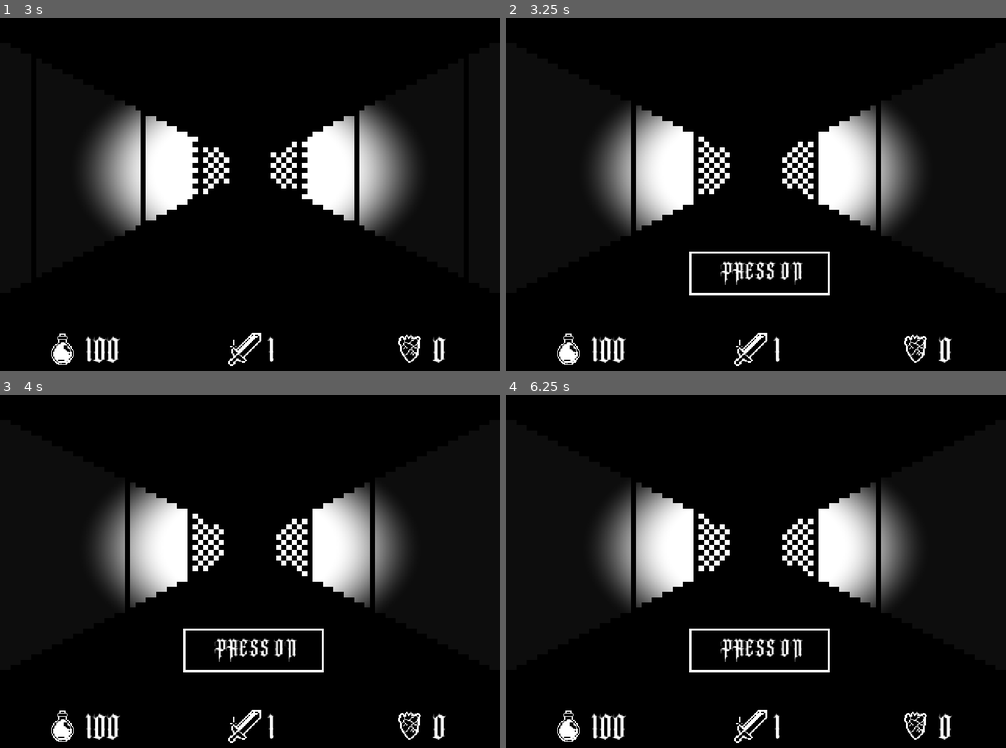
Above: before the commit, frames 1-4 (two rows, left to right).
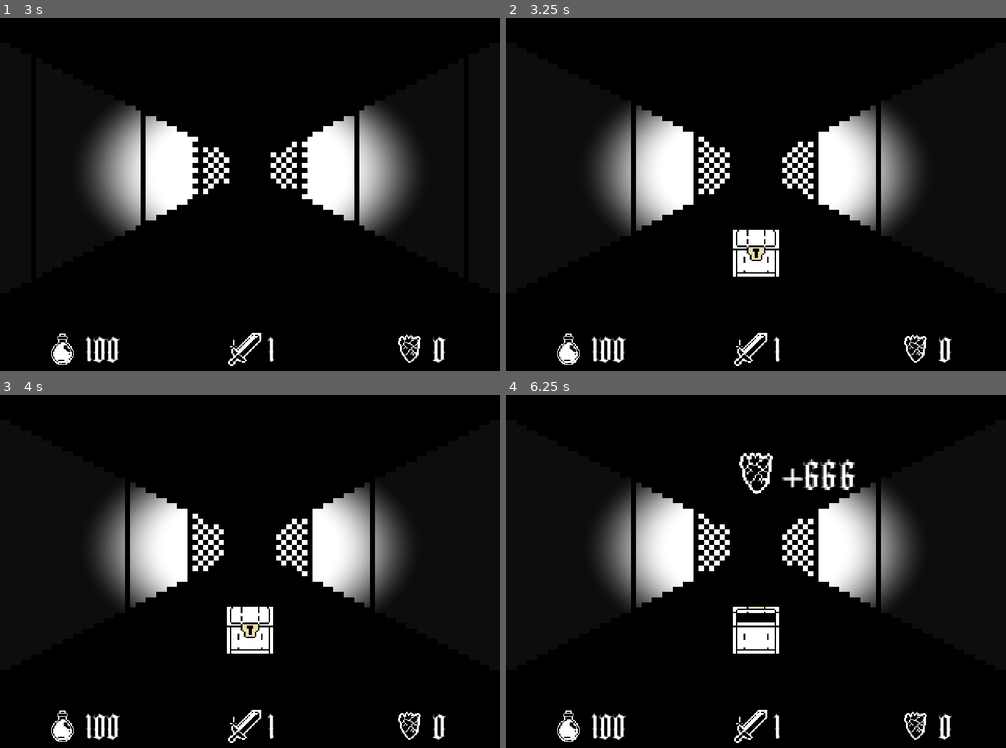
Above: after the commit, the same moments.

Repository: tjpalmer/darkvision
Game: Godot game, scene res://game.tscn
Same seed, same stepped clock (60 frames per second), same inputs: the game is played once before the commit and once after it.
Inputs:
- Up to frame 1 (3 s): click "PRESS ON" at 0.5 s; hold W (move_forward) 1.28-2.03 s; hold W (move_forward) from 2.78 s (still down)
- Up to frame 2 (3.25 s): keep holding W (move_forward)
- Up to frame 3 (4 s): keep holding W (move_forward); tap Enter at 3.5 s
- Up to frame 4 (6.25 s): release W (move_forward) at 4.28 s; tap Space at 5 s

Frame 1 is identical in both runs. In frame 2, 1.6% of the frame differs, in the area x 36-65%, y 60-79%; in frame 3, 1.6%; in frame 4, 2.3%, in the area x 36-70%, y 16-79%.

Commit message:
lich animations

Diff:
--- a/battle-engine/battle_engine.gd
+++ b/battle-engine/battle_engine.gd
@@ -25,11 +25,13 @@
 var you_died_timer_count: int = 0
 var player_is_dead: bool = false
 var is_final_boss_battle: bool = false
+var did_final_boss_init: bool = false # hacky bool weee
 
 var which_bgm_to_play = 0 # 0 for 1st bgm, 1 for 2nd bgm currently swapping back and forth every combat
 #var should_play_bgm = false
 
 signal battle_ended
+signal battle_ended_with_player_death
 
 var enemy: Node2D
 
@@ -38,15 +40,16 @@
 	_end_battle()
 
 func _init_battle(is_final_boss: bool = false):
+	print("is this final boss init? " + str(is_final_boss))
 	if !is_final_boss:
 		enemy = common_enemy
 	else:
 		print("Ffight the lich!")
 		common_enemy.queue_free()
 		enemy = lich_scene.instantiate()
+		add_child(enemy)
 
 	var center := get_viewport_rect().size / 2.0
-	enemy.position.x = center.x
 	player_sprite.position.x = center.x
 	is_final_boss_battle = is_final_boss
 	attack_button.disabled = false
@@ -69,14 +72,20 @@
 	visible = true
 	#print("enemy health set to " + str(enemy.health))
 
-	enemy.enter_battle()
-	enemy_healthbar.set_max_health(enemy.health)
-	enemy_healthbar.set_health(enemy.health)
-	#print("player health set to " + str(PlayerStats.health))
+	if !is_final_boss and enemy != null: # this is hacky looooool
+		enemy.position.x = center.x
+		#enemy.position.y = center.y
+		enemy.enter_battle()
+		enemy_healthbar.set_max_health(enemy.health)
+		enemy_healthbar.set_health(enemy.health)
+
 	player_healthbar.set_max_health(PlayerStats.max_health)
 	player_healthbar.set_health(PlayerStats.health)
 
-signal battle_ended_with_player_death
+	has_init = true
+
+
+
 
 func _end_battle():
 	#print("DISABLE BATTLE PROCESS")
@@ -87,10 +96,12 @@
 
 # Called every frame. 'delta' is the elapsed time since the previous frame.
 func _process(_delta: float) -> void:
-	if !has_init:
+	#print("processing battle frame")
+	if !has_init: # currently WILL NOT RUN for final boss battle so we duping logic soz m8
 		attack_button.init()
 		_init_battle()
 
+		#if !is_final_boss_battle:
 		if which_bgm_to_play == 0:
 			#print("Play combat bgm")
 			SoundManager.play("combat_bgm", -3.0, true)
@@ -101,8 +112,20 @@
 			which_bgm_to_play = 0
 
 		SoundManager.log()
-
 		has_init = true
+
+	#print ("did_final_boss_init? " + str(did_final_boss_init) + ", enemy != null? " + str(enemy != null))
+	if !did_final_boss_init and enemy != null: # hax lul
+		attack_button.init()
+		print("init final boss time")
+		SoundManager.play("lich_intro_bgm", -3.0)
+		var center := get_viewport_rect().size / 2.0
+		enemy.position.x = center.x
+		enemy.position.y = center.y
+		#enemy.enter_battle()
+		enemy_healthbar.set_max_health(enemy.health)
+		enemy_healthbar.set_health(enemy.health)
+		did_final_boss_init = true
 
 
 func _on_enemy_damage_player(amount: int) -> void:
--- a/battle-engine/lich_enemy.gd
+++ b/battle-engine/lich_enemy.gd
@@ -22,6 +22,8 @@
 var health: float = 5.0
 var is_dead: bool = false
 
+var did_init: bool = false
+
 @onready var sprite: AnimatedSprite2D = $AnimatedSprite2D
 @onready var battle_decision_timer: Timer = $BattleDecisionTimer
 
@@ -31,6 +33,7 @@
 	sprite.reset_speed()
 	battle_decision_timer.wait_time = time_between_decisions
 	_enter_state(State.IDLE)
+	did_init = true
 
 func die():
 	sprite.set_speed(0)
@@ -39,6 +42,9 @@
 	_enter_state(State.DEAD)
 
 func _physics_process(delta: float) -> void:
+	if !did_init:
+		return
+
 	match state:
 		State.IDLE:
 			_update_idle(delta)
@@ -77,6 +83,9 @@
 
 
 func _enter_state(new_state: State) -> void:
+	print("enter state: " + State.keys()[new_state] )
+	if !did_init:
+		return
 	if state == new_state:
 		#print("TRYING TO ENTER SAME STATE AGAIN " + State.keys()[new_state])
 		return
--- a/battle-engine/lich_enemy.tscn
+++ b/battle-engine/lich_enemy.tscn
@@ -1,52 +1,57 @@
 [gd_scene format=3 uid="uid://bvebno7bwgmlc"]
 
 [ext_resource type="Script" uid="uid://7trq3nfg517c" path="res://battle-engine/lich_enemy.gd" id="1_ivxw4"]
-[ext_resource type="Texture2D" uid="uid://bor4ui67j470n" path="res://sprites/enemies/eye_battle.webp" id="2_k2v0x"]
-[ext_resource type="Texture2D" uid="uid://brap0if7v0fdj" path="res://sprites/enemies/eye.webp" id="3_gxf5a"]
+[ext_resource type="Texture2D" uid="uid://el80r1w4p0sq" path="res://battle-engine/assets/lich-king/lich_king-handsup.png" id="2_gxf5a"]
+[ext_resource type="Texture2D" uid="uid://crwsnlkbrr4t3" path="res://battle-engine/assets/lich-king/lich_king-die-sheet.png" id="3_tktml"]
+[ext_resource type="Texture2D" uid="uid://vta3dlb3hkm2" path="res://battle-engine/assets/lich-king/lich_king-no-bg.png" id="4_kxuun"]
 [ext_resource type="Script" uid="uid://b1ma7arxd85rt" path="res://utils/float_effect.gd" id="4_tktml"]
+[ext_resource type="Texture2D" uid="uid://hihi38svttuq" path="res://battle-engine/assets/lich-king/lich_king-windup-sheet.png" id="5_4sjn4"]
 
-[sub_resource type="AtlasTexture" id="AtlasTexture_q8b3y"]
-atlas = ExtResource("2_k2v0x")
-region = Rect2(32, 64, 32, 32)
+[sub_resource type="AtlasTexture" id="AtlasTexture_4bjrb"]
+atlas = ExtResource("3_tktml")
+region = Rect2(0, 0, 192, 192)
 
-[sub_resource type="AtlasTexture" id="AtlasTexture_ibvch"]
-atlas = ExtResource("2_k2v0x")
-region = Rect2(0, 64, 32, 32)
+[sub_resource type="AtlasTexture" id="AtlasTexture_mowdv"]
+atlas = ExtResource("3_tktml")
+region = Rect2(192, 0, 192, 192)
 
-[sub_resource type="AtlasTexture" id="AtlasTexture_klcwe"]
-atlas = ExtResource("2_k2v0x")
-region = Rect2(32, 32, 32, 32)
+[sub_resource type="AtlasTexture" id="AtlasTexture_mqpaf"]
+atlas = ExtResource("3_tktml")
+region = Rect2(384, 0, 192, 192)
 
-[sub_resource type="AtlasTexture" id="AtlasTexture_h4kyv"]
-atlas = ExtResource("2_k2v0x")
-region = Rect2(0, 32, 32, 32)
+[sub_resource type="AtlasTexture" id="AtlasTexture_fcyyi"]
+atlas = ExtResource("3_tktml")
+region = Rect2(576, 0, 192, 192)
 
-[sub_resource type="AtlasTexture" id="AtlasTexture_ivrk3"]
-atlas = ExtResource("2_k2v0x")
-region = Rect2(0, 0, 32, 32)
+[sub_resource type="AtlasTexture" id="AtlasTexture_hc8jf"]
+atlas = ExtResource("3_tktml")
+region = Rect2(768, 0, 192, 192)
 
-[sub_resource type="AtlasTexture" id="AtlasTexture_d01aa"]
-atlas = ExtResource("2_k2v0x")
-region = Rect2(0, 32, 32, 32)
+[sub_resource type="AtlasTexture" id="AtlasTexture_6q4uj"]
+atlas = ExtResource("3_tktml")
+region = Rect2(960, 0, 192, 192)
 
-[sub_resource type="AtlasTexture" id="AtlasTexture_xnhwg"]
-atlas = ExtResource("2_k2v0x")
-region = Rect2(32, 32, 32, 32)
+[sub_resource type="AtlasTexture" id="AtlasTexture_qavnf"]
+atlas = ExtResource("3_tktml")
+region = Rect2(1152, 0, 192, 192)
+
+[sub_resource type="AtlasTexture" id="AtlasTexture_crbvu"]
+atlas = ExtResource("3_tktml")
+region = Rect2(1344, 0, 192, 192)
+
+[sub_resource type="AtlasTexture" id="AtlasTexture_cdgiu"]
+atlas = ExtResource("5_4sjn4")
+region = Rect2(0, 0, 192, 192)
+
+[sub_resource type="AtlasTexture" id="AtlasTexture_vijup"]
+atlas = ExtResource("5_4sjn4")
+region = Rect2(192, 0, 192, 192)
 
 [sub_resource type="SpriteFrames" id="SpriteFrames_xnhwg"]
 animations = [{
 "frames": [{
 "duration": 1.0,
-"texture": SubResource("AtlasTexture_q8b3y")
-}, {
-"duration": 1.0,
-"texture": SubResource("AtlasTexture_ibvch")
-}, {
-"duration": 1.0,
-"texture": SubResource("AtlasTexture_klcwe")
-}, {
-"duration": 1.0,
-"texture": SubResource("AtlasTexture_h4kyv")
+"texture": ExtResource("2_gxf5a")
 }],
 "loop": false,
 "name": &"attack",
@@ -54,36 +59,36 @@
 }, {
 "frames": [{
 "duration": 1.0,
-"texture": SubResource("AtlasTexture_ivrk3")
+"texture": SubResource("AtlasTexture_4bjrb")
 }, {
 "duration": 1.0,
-"texture": SubResource("AtlasTexture_ivrk3")
+"texture": SubResource("AtlasTexture_mowdv")
 }, {
 "duration": 1.0,
-"texture": SubResource("AtlasTexture_ivrk3")
+"texture": SubResource("AtlasTexture_mqpaf")
 }, {
 "duration": 1.0,
-"texture": SubResource("AtlasTexture_ivrk3")
+"texture": SubResource("AtlasTexture_fcyyi")
 }, {
 "duration": 1.0,
-"texture": SubResource("AtlasTexture_ivrk3")
+"texture": SubResource("AtlasTexture_hc8jf")
 }, {
 "duration": 1.0,
-"texture": SubResource("AtlasTexture_ivrk3")
+"texture": SubResource("AtlasTexture_6q4uj")
 }, {
 "duration": 1.0,
-"texture": SubResource("AtlasTexture_ivrk3")
+"texture": SubResource("AtlasTexture_qavnf")
 }, {
 "duration": 1.0,
-"texture": SubResource("AtlasTexture_ivrk3")
+"texture": SubResource("AtlasTexture_crbvu")
 }],
 "loop": false,
 "name": &"dead",
-"speed": 5.0
+"speed": 8.0
 }, {
 "frames": [{
 "duration": 1.0,
-"texture": ExtResource("3_gxf5a")
+"texture": ExtResource("4_kxuun")
 }],
 "loop": false,
 "name": &"idle",
@@ -91,16 +96,16 @@
 }, {
 "frames": [{
 "duration": 1.0,
-"texture": SubResource("AtlasTexture_d01aa")
+"texture": SubResource("AtlasTexture_cdgiu")
 }, {
 "duration": 1.0,
-"texture": SubResource("AtlasTexture_xnhwg")
+"texture": SubResource("AtlasTexture_vijup")
 }, {
 "duration": 1.0,
-"texture": SubResource("AtlasTexture_d01aa")
+"texture": SubResource("AtlasTexture_cdgiu")
 }, {
 "duration": 1.0,
-"texture": SubResource("AtlasTexture_xnhwg")
+"texture": SubResource("AtlasTexture_vijup")
 }],
 "loop": false,
 "name": &"wind_up",
@@ -113,6 +118,8 @@
 [node name="AnimatedSprite2D" type="AnimatedSprite2D" parent="." unique_id=1490329940]
 sprite_frames = SubResource("SpriteFrames_xnhwg")
 animation = &"wind_up"
+frame = 3
+frame_progress = 1.0
 script = ExtResource("4_tktml")
 
 [node name="BattleDecisionTimer" type="Timer" parent="." unique_id=1840637788]
--- a/game.gd
+++ b/game.gd
@@ -7,8 +7,8 @@
 const enemy_scale_frame := enemy_scale_max / pov_frame_count_scale
 const enemy_pos_frame := 1.0 / pov_frame_count_scale
 
-var treasure_spawn_chance: float = 1.0 # 0.5
-var enemy_spawn_chance: float = 0.0 # 0.4
+var treasure_spawn_chance: float = 1.0 # 0.5 TODO REST
+var enemy_spawn_chance: float = 0.0 # 0.4 TODO RESET
 var should_spawn_chest_on_stop: float = false
 
 @onready var battle_manager: Node2D = $BattleManager
@@ -76,6 +76,7 @@
 
 
 func _process(_delta: float):
+	should_spawn_chest_on_stop = true # TODO REMOVE THIS!!!
 	move_button.visible = !is_moving && !is_event_happening
 
 
--- a/globals/sound-manager.gd
+++ b/globals/sound-manager.gd
@@ -25,6 +25,8 @@
 	"whoosh_attack": preload("res://audio/sfx/woosh-attack.wav"),
 	"block_clang": preload("res://audio/sfx/block-clang.wav"),
 	"player_hurt": preload("res://audio/sfx/player-hurt.wav"),
+	"lich_intro_bgm": preload("res://audio/bgm/lich-intro-bgm.ogg"),
+	"lich_loop_bgm": preload("res://audio/bgm/lich-loop-bgm.ogg"),
 }
 
 var channels: Array[AudioStreamPlayer] = []
@@ -32,10 +34,10 @@
 
 func log():
 	pass
-	for c in channels:
-		print(c, " playing=", c.playing, " vol=", c.volume_db)
+	#for c in channels:
+		#print(c, " playing=", c.playing, " vol=", c.volume_db)
 
-	print("-------")
+	#print("-------")
 
 
 func _ready() -> void:
@@ -64,14 +66,14 @@
 		if not c.playing:
 			c.stream = stream
 			c.volume_db = volume_db  # <- hard reset
-			print("PLAY", sound_name, "on", c, "vol=", c.volume_db)
+			#print("PLAY", sound_name, "on", c, "vol=", c.volume_db)
 			c.play()
 			return c
 
 	var first := channels[0]
 	first.stream = stream
 	first.volume_db = volume_db  # <- hard reset
-	print("PLAY", sound_name, "on (steal)", first, "vol=", first.volume_db)
+	#print("PLAY", sound_name, "on (steal)", first, "vol=", first.volume_db)
 	first.play()
 	return first
 
@@ -105,11 +107,11 @@
 
 	for c in channels:
 		if c.playing and c.stream == stream:
-			print("FADE", sound_name, "on", c, "start vol=", c.volume_db)
+			#print("FADE", sound_name, "on", c, "start vol=", c.volume_db)
 			var chan := c
 			var tween := create_tween()
 			tween.tween_property(chan, "volume_db", -80.0, duration)
 			tween.tween_callback(func():
-				print("FADE DONE on", chan, "vol=", chan.volume_db, "playing=", chan.playing)
+				#print("FADE DONE on", chan, "vol=", chan.volume_db, "playing=", chan.playing)
 				if chan.playing:
 					chan.stop())
Not shown, added: audio/bgm/lich-intro-bgm.ogg.import
Not shown, added: audio/bgm/lich-loop-bgm.ogg.import
Binary file added: battle-engine/assets/lich-king/lich_king-die-sheet.png
Not shown, added: battle-engine/assets/lich-king/lich_king-die-sheet.png.import
Binary file added: battle-engine/assets/lich-king/lich_king-handsup.png
Not shown, added: battle-engine/assets/lich-king/lich_king-handsup.png.import
Binary file added: battle-engine/assets/lich-king/lich_king-no-bg.png
Not shown, added: battle-engine/assets/lich-king/lich_king-no-bg.png.import
Binary file added: battle-engine/assets/lich-king/lich_king-windup-sheet.png
Not shown, changed: battle-engine/assets/lich-king/lich_king-windup-sheet.png.import
Binary file removed: battle-engine/assets/lich_king.png
Not shown, added: audio/bgm/lich-intro-bgm.ogg
(and 1 more such lines)
